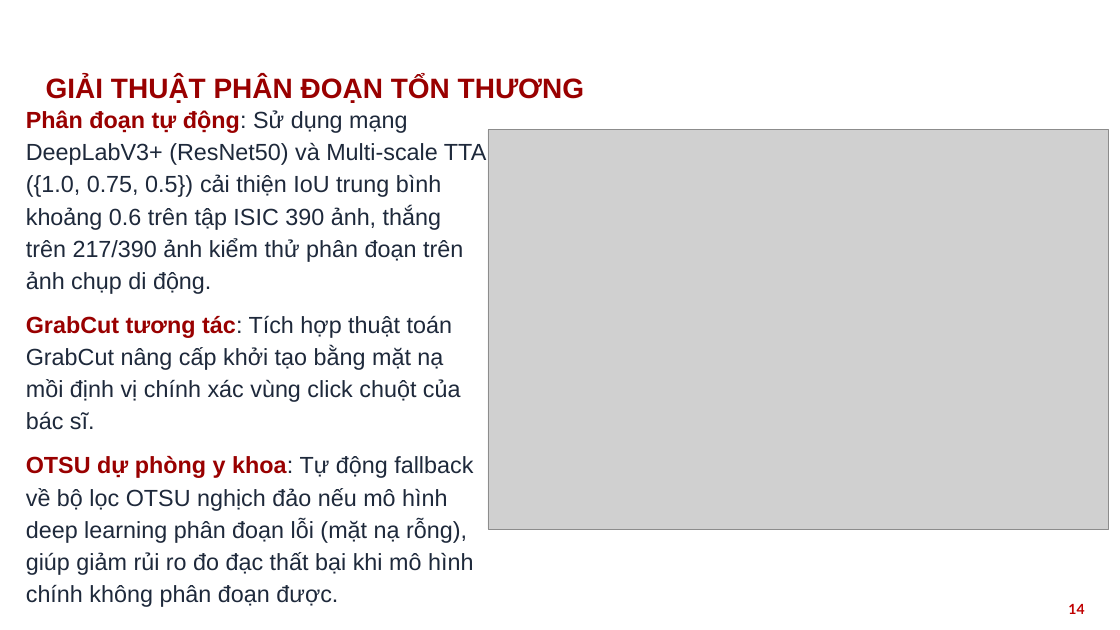
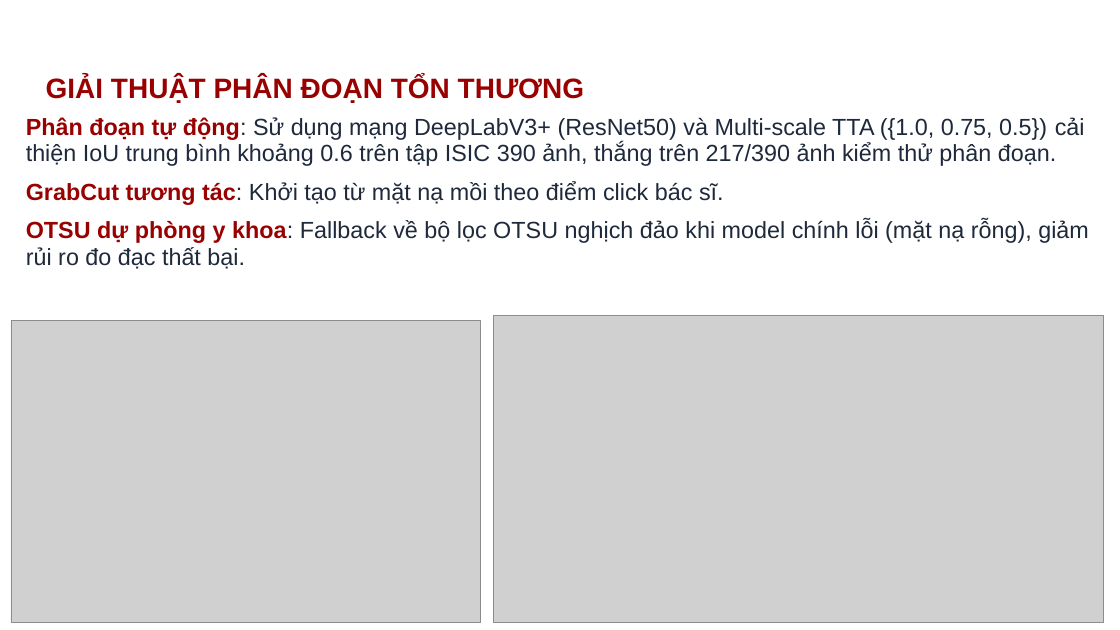
Before and after one commit to nthg0609/doanTN, a slide deck: slide 14 of HUST_PPT_template_2022_RED_16x9_567042.pptx. Drawn at 1120x630 pixels with LibreOffice and Linux fonts; fonts in the diff are those of the drawing; grey boxes stand for pictures; background and template pictures are left out. Boxes give left, top, right and bottom in pixels: in the first picture for what was removed or moved away, otherwise in the second. Text is boxed around its words. In the diff, an @@ line names an element or a change of style, - is before the commit and + after.

```diff
--- a/HUST_PPT_template_2022_RED_16x9_567042.pptx
+++ b/HUST_PPT_template_2022_RED_16x9_567042.pptx
@@ text at <box>26,117,1089,269</box>: text changed @@
-Phân đoạn tự động: Sử dụng mạng DeepLabV3+ (ResNet50) và Multi-scale TTA ({1.0, 0.75, 0.5}) cải thiện IoU trung bình khoảng 0.6 trên tập ISIC 390 ảnh, thắng trên 217/390 ảnh kiểm thử phân đoạn trên ảnh chụp di động.
-GrabCut tương tác: Tích hợp thuật toán GrabCut nâng cấp khởi tạo bằng mặt nạ mồi định vị chính xác vùng click chuột của bác sĩ.
-OTSU dự phòng y khoa: Tự động fallback về bộ lọc OTSU nghịch đảo nếu mô hình deep learning phân đoạn lỗi (mặt nạ rỗng), giúp giảm rủi ro đo đạc thất bại khi mô hình chính không phân đoạn được.
+Phân đoạn tự động: Sử dụng mạng DeepLabV3+ (ResNet50) và Multi-scale TTA ({1.0, 0.75, 0.5}) cải thiện IoU trung bình khoảng 0.6 trên tập ISIC 390 ảnh, thắng trên 217/390 ảnh kiểm thử phân đoạn.
+GrabCut tương tác: Khởi tạo từ mặt nạ mồi theo điểm click bác sĩ.
+OTSU dự phòng y khoa: Fallback về bộ lọc OTSU nghịch đảo khi model chính lỗi (mặt nạ rỗng), giảm rủi ro đo đạc thất bại.
@@ picture: place and size @@
-picture at <box>488,130,1109,529</box>
+picture at <box>11,321,481,623</box>
@@ picture added at <box>494,315,1103,623</box> @@
```
Also in this commit, not shown: 11 other slides changed, 2 slides added, 5 other files.
